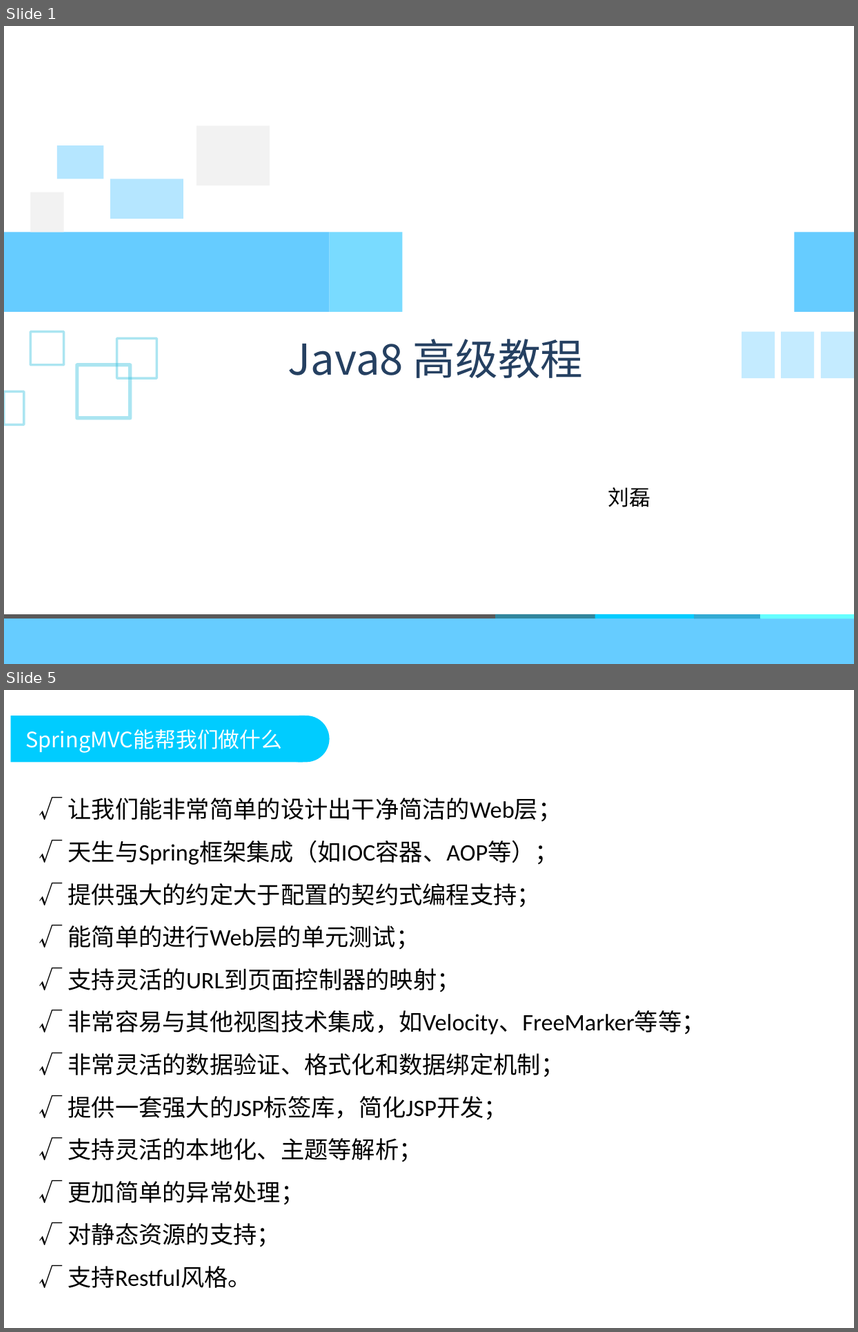
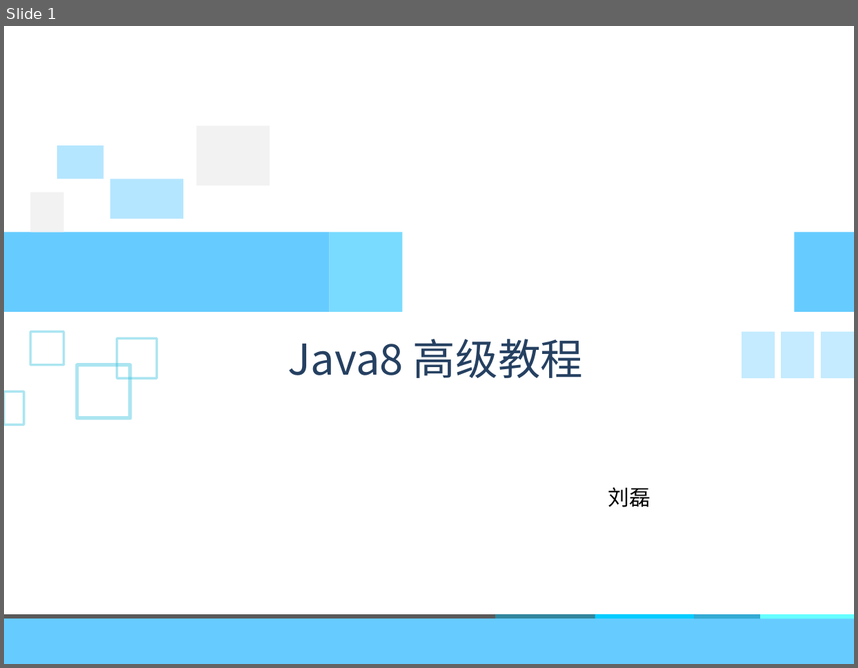
Before and after one commit to DoublePoint/MVC, a slide deck: 04相关插件/Java8/Java高级教程2.pptx. Shown one above the other, each under a label of ours: slides 1 and 5 before the commit, slide 1 after it; the slides between them are not shown. The pictures are 858x1332 and 858x668 pixels, drawn with LibreOffice and Linux fonts; fonts in the diff are those of the drawing; background and template pictures are left out. Boxes give left, top, right and bottom in pixels: in the first picture for what was removed or moved away, otherwise in the second. Text is boxed around its words. In the diff, an @@ line names an element or a change of style, - is before the commit and + after.

```diff
--- a/04相关插件/Java8/Java高级教程2.pptx
+++ b/04相关插件/Java8/Java高级教程2.pptx
@@ slide 5 removed at [4,690,854,1328], background #FFFFFF @@
@@ rectangle removed at [11,716,303,762] @@
@@ title removed at [26,729,283,753] @@
-SpringMVC能帮我们做什么
@@ rounded rectangle removed at [276,716,330,762] @@
@@ text removed at [68,798,706,1288] @@
-√ 让我们能非常简单的设计出干净简洁的Web层；
-√ 天生与Spring框架集成（如IOC容器、AOP等）；
-√ 提供强大的约定大于配置的契约式编程支持；
-√ 能简单的进行Web层的单元测试；
-√ 支持灵活的URL到页面控制器的映射；
-√ 非常容易与其他视图技术集成，如Velocity、FreeMarker等等；
-√ 非常灵活的数据验证、格式化和数据绑定机制；
-√ 提供一套强大的JSP标签库，简化JSP开发；
-√ 支持灵活的本地化、主题等解析；
-√ 更加简单的异常处理；
-√ 对静态资源的支持；
-√ 支持Restful风格。
```
Also in this commit, not shown: 2 slides changed, 38 slides added, 49 other slides removed, 17 other files.
